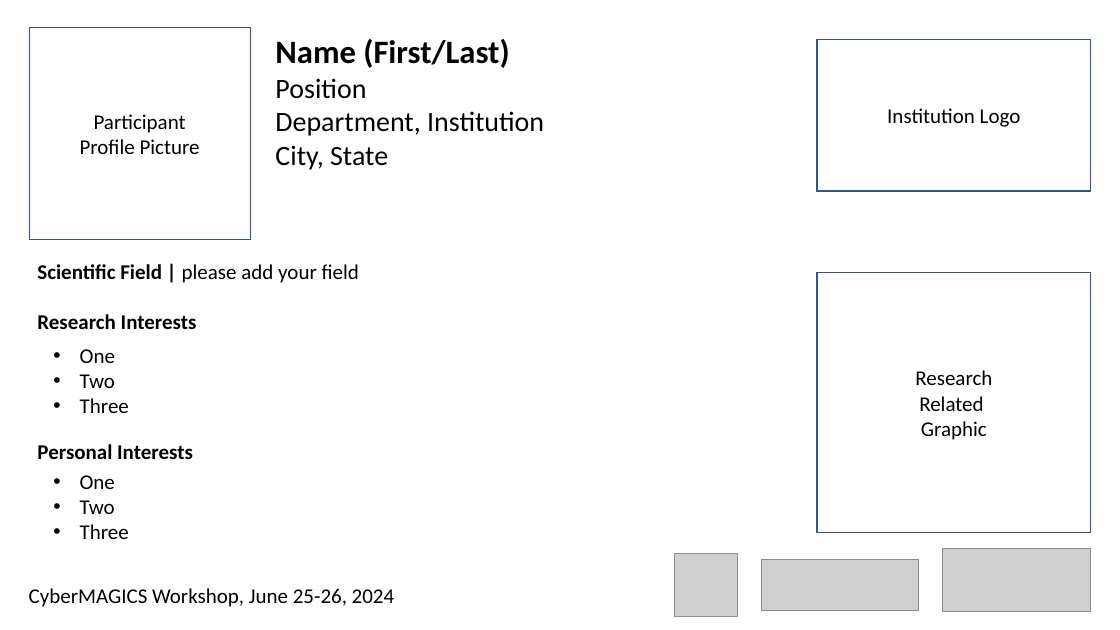
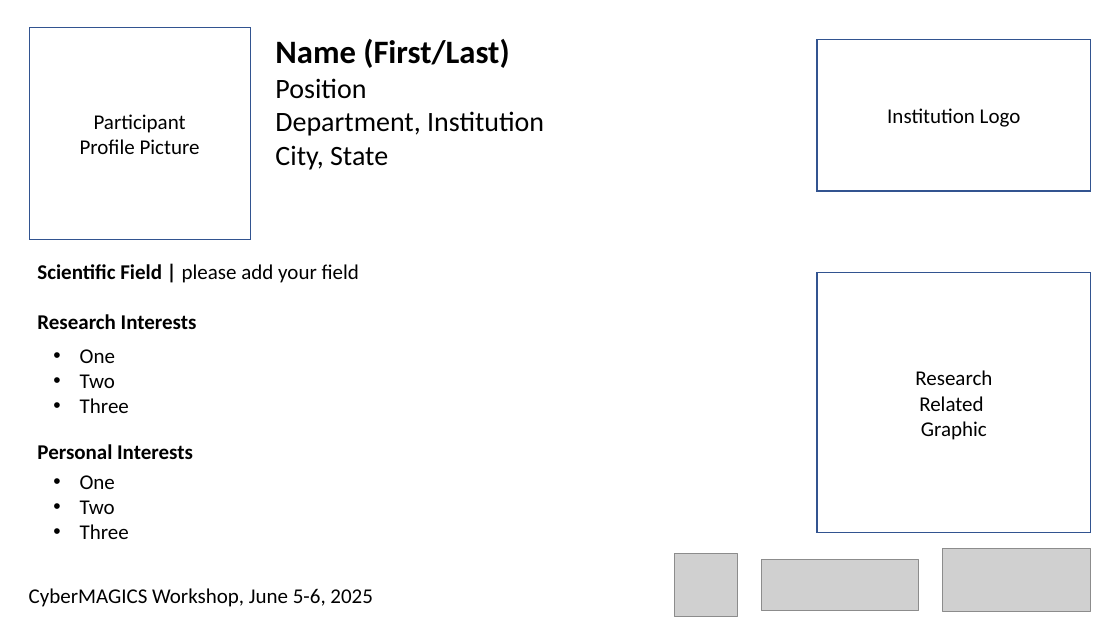
Before and after one commit to TaufeqRazakh/CyberMAGICS-site, a slide deck: slide 1 of resources/CyberMAGICS_partipant_template.pptx. Drawn at 1120x630 pixels with LibreOffice and Linux fonts; fonts in the diff are those of the drawing; grey boxes stand for pictures. Boxes give left, top, right and bottom in pixels: in the first picture for what was removed or moved away, otherwise in the second. Text is boxed around its words. In the diff, an @@ line names an element or a change of style, - is before the commit and + after.

Commit message:
updated the participant-introduction template

```diff
--- a/resources/CyberMAGICS_partipant_template.pptx
+++ b/resources/CyberMAGICS_partipant_template.pptx
@@ text at (x1=29, y1=588, x2=373, y2=607): text changed @@
-CyberMAGICS Workshop, June 25-26, 2024
+CyberMAGICS Workshop, June 5-6, 2025
```
